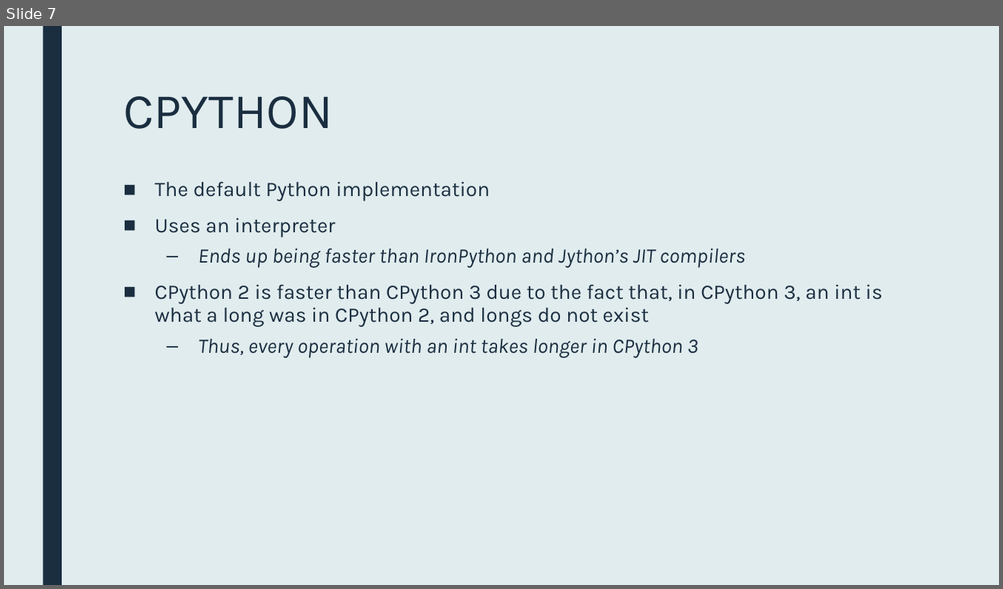
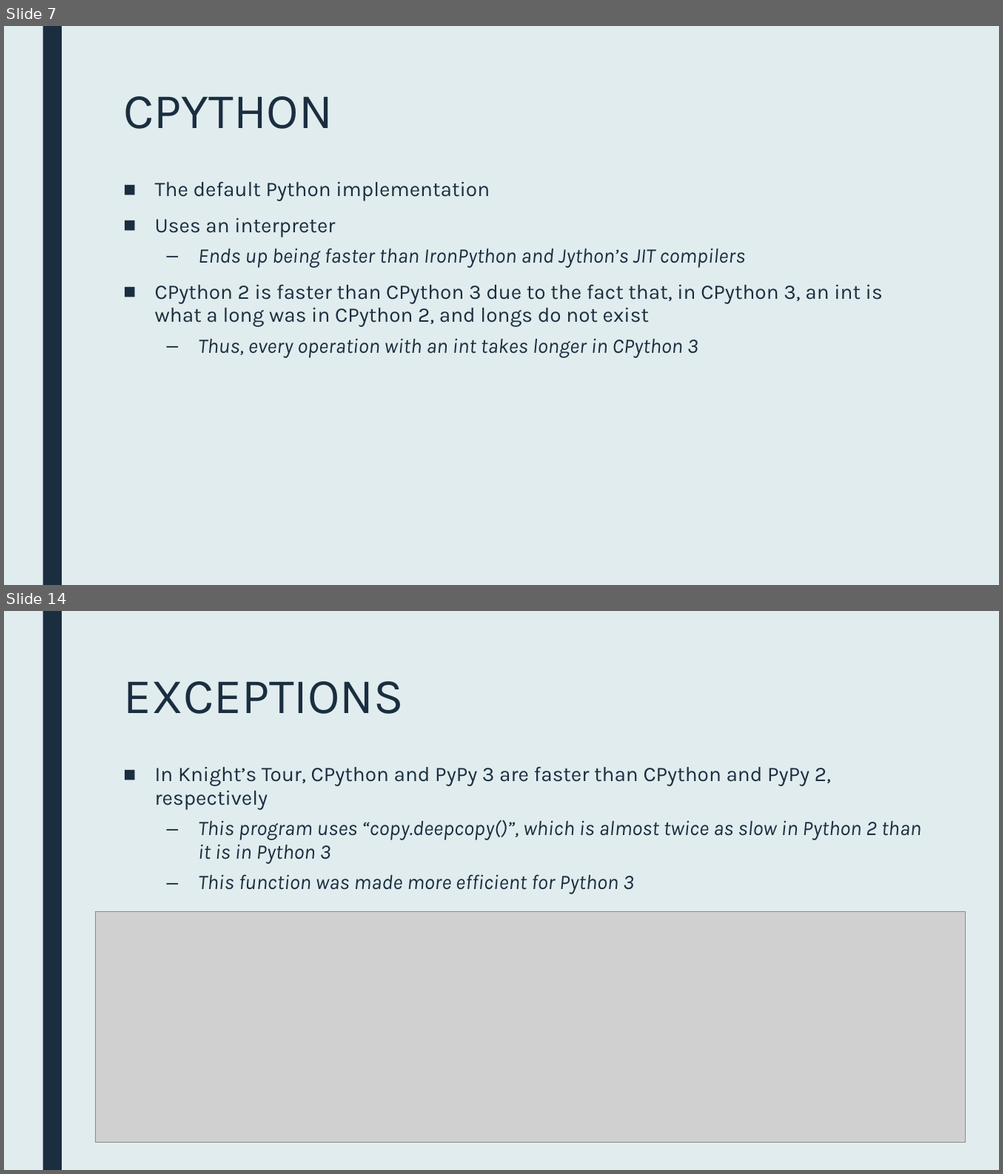
Before and after one commit to gehrigweber/python-comparison, a slide deck: Presentation.pptx. Shown one above the other, each under a label of ours: slide 7 before the commit, slides 7 and 14 after it; the slides between them are not shown. The pictures are 1003x589 and 1003x1174 pixels, drawn with LibreOffice and Linux fonts; fonts in the diff are those of the drawing; grey boxes stand for pictures. Boxes give left, top, right and bottom in pixels: in the first picture for what was removed or moved away, otherwise in the second. Text is boxed around its words. In the diff, an @@ line names an element or a change of style, - is before the commit and + after.

```diff
--- a/Presentation.pptx
+++ b/Presentation.pptx
@@ slide 14 added at (x1=4, y1=611, x2=999, y2=1170), background #E1ECEE; not listed: 1 template element that a slide beside it also shows @@
@@ title added at (x1=123, y1=681, x2=404, y2=714), 48 pt, text #1A2E40 @@
+EXCEPTIONS
@@ text added at (x1=155, y1=766, x2=921, y2=894), 20 pt, text #1A2E40, italic @@
+■ In Knight’s Tour, CPython and PyPy 3 are faster than CPython and PyPy 2, respectively
+  – This program uses “copy.deepcopy()”, which is almost twice as slow in Python 2 than it is in Python 3
+  – This function was made more efficient for Python 3
@@ picture added at (x1=95, y1=911, x2=965, y2=1143) @@
```
Also in this commit, not shown: 2 slides changed, 7 other slides added, 4 slides removed, 1 other file.
